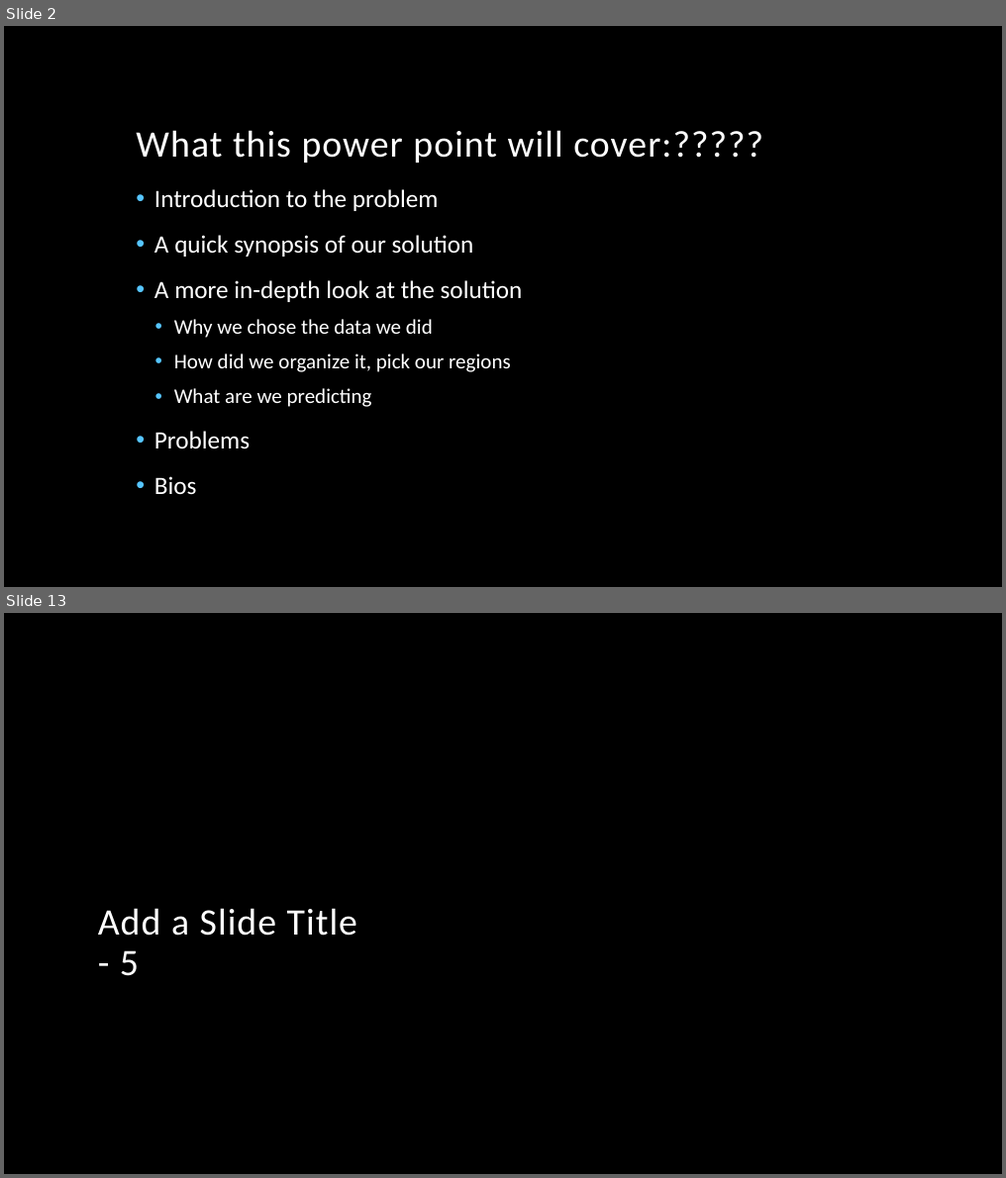
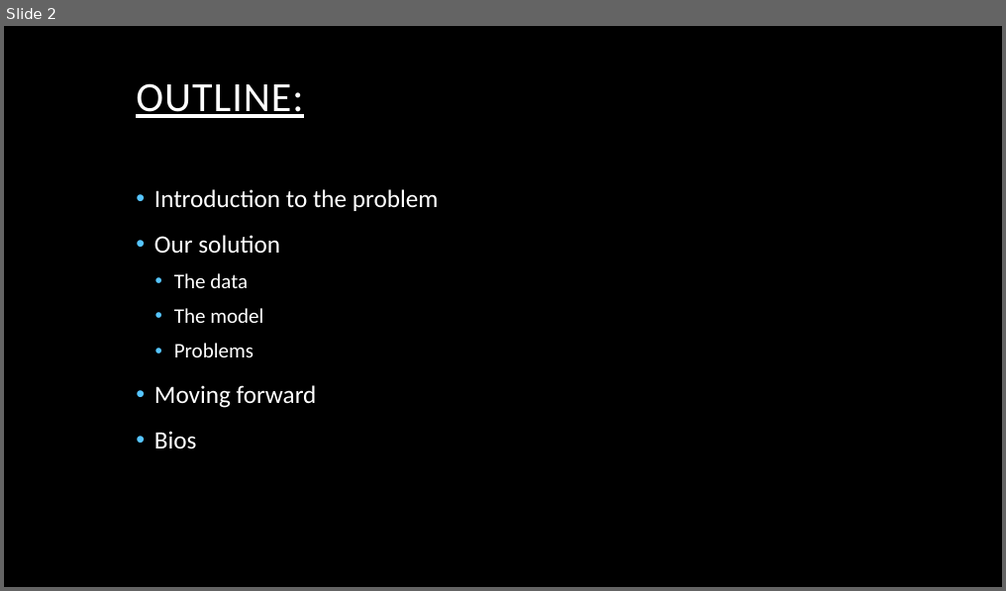
Before and after one commit to searanch/Covid-19-Hackathon, a slide deck: CovidHackathonPowerPoint.pptx. Shown one above the other, each under a label of ours: slides 2 and 13 before the commit, slide 2 after it; the slides between them are not shown. The pictures are 1006x1178 and 1006x591 pixels, drawn with LibreOffice and Linux fonts; fonts in the diff are those of the drawing; background and template pictures are left out. Boxes give left, top, right and bottom in pixels: in the first picture for what was removed or moved away, otherwise in the second. Text is boxed around its words. In the diff, an @@ line names an element or a change of style, - is before the commit and + after.

```diff
--- a/CovidHackathonPowerPoint.pptx
+++ b/CovidHackathonPowerPoint.pptx
@@ slide 13 removed at [4,613,1002,1174], background picture (left out) @@
@@ title removed at [98,908,357,976] @@
-Add a Slide Title - 5
@@ slide 2 changed as well @@
@@ title at [136,83,303,118]: text changed; size 36 to 40 pt @@
-What this power point will cover:?????
+OUTLINE:
@@ text at [154,235,280,323]: text changed @@
-• A quick synopsis of our solution
-• A more in-depth look at the solution
-  • Why we chose the data we did
-  • How did we organize it, pick our regions
-  • What are we predicting
+• Our solution
+  • The data
+  • The model
@@ text at [174,343,253,358]: size 24 to 20 pt in "Problems"; list level 1 to 2 in "Problems" @@
@@ text at [154,385,317,408]: paragraph added @@
+• Moving forward
```
Also in this commit, not shown: 3 other slides changed, 3 slides added, 8 other slides removed, 1 other file.
